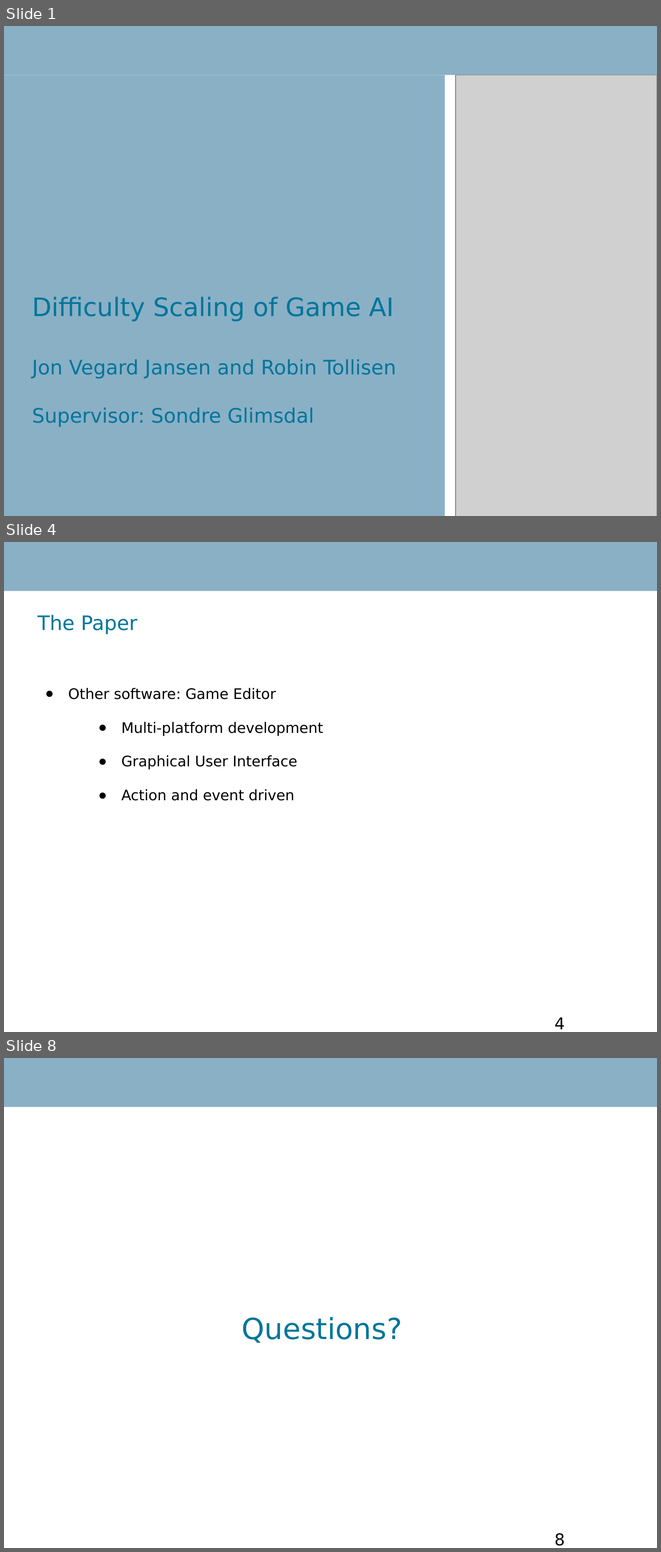
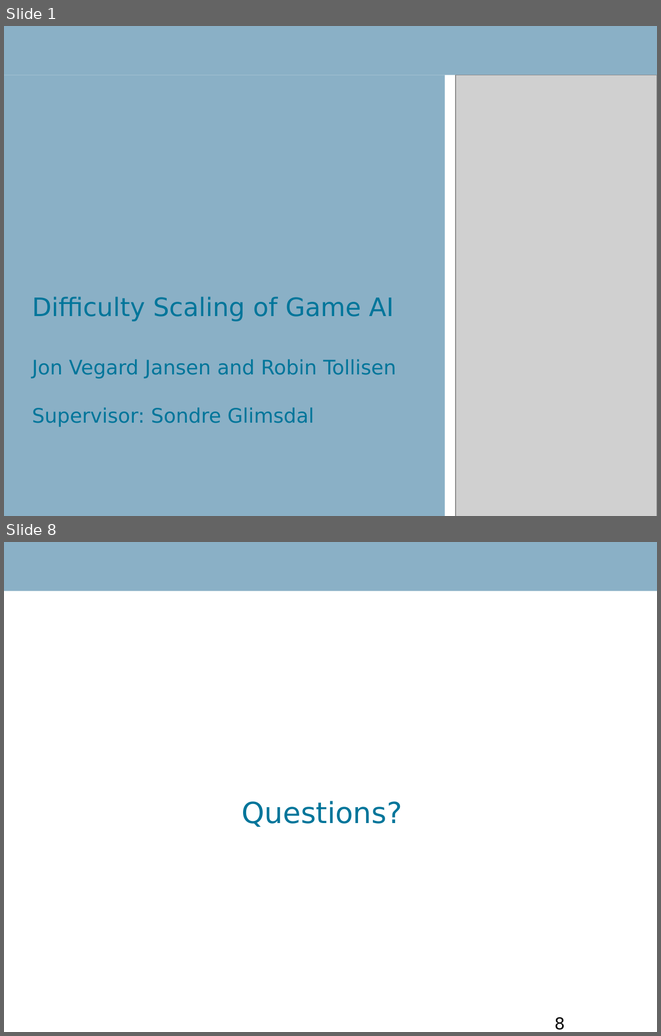
Before and after one commit to RobinTo/AdaptiveGame, a slide deck: IKT426 Research Seminar Report/presentation.ppt. Shown one above the other, each under a label of ours: slides 1, 4 and 8 before the commit, slides 1 and 8 after it; the slides between them are not shown. The pictures are 661x1552 and 661x1036 pixels, drawn with LibreOffice and Linux fonts; fonts in the diff are those of the drawing; grey boxes stand for pictures; background and template pictures are left out. Boxes give left, top, right and bottom in pixels: in the first picture for what was removed or moved away, otherwise in the second. Text is boxed around its words. In the diff, an @@ line names an element or a change of style, - is before the commit and + after.

```diff
--- a/IKT426 Research Seminar Report/presentation.ppt
+++ b/IKT426 Research Seminar Report/presentation.ppt
@@ slide 4 removed at [4, 542, 657, 1032], background #FFFFFF; not listed: 1 template element that a slide beside it also shows @@
@@ text removed at [37, 615, 137, 634] @@
-The Paper
@@ text removed at [68, 688, 323, 801] @@
-● Other software: Game Editor
-  ● Multi-platform development
-  ● Graphical User Interface
-  ● Action and event driven
@@ page number removed at [555, 1017, 565, 1029] @@
-4
```
Also in this commit, not shown: 3 slides changed, 2 slides added, 1 other slide removed, 2 other files.
